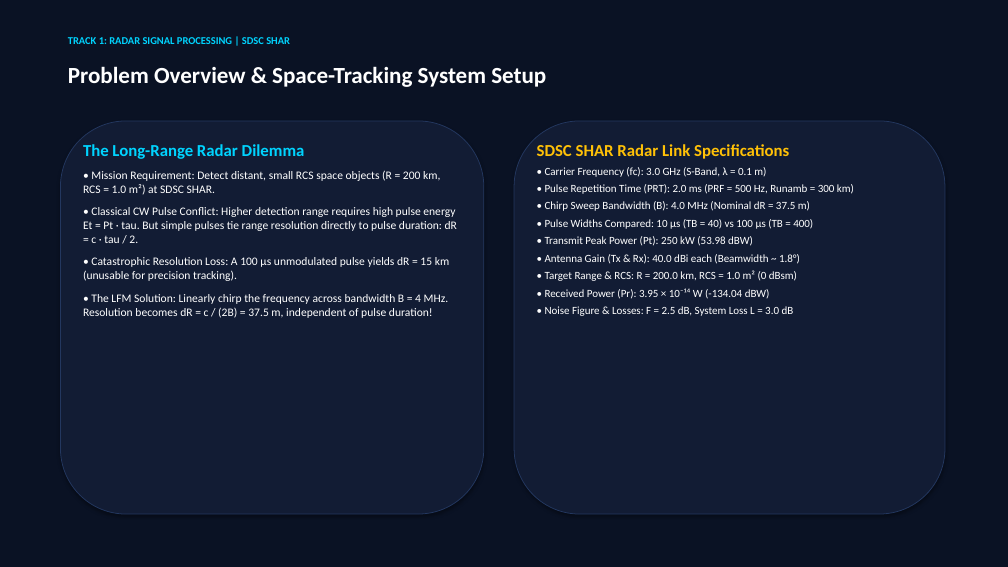
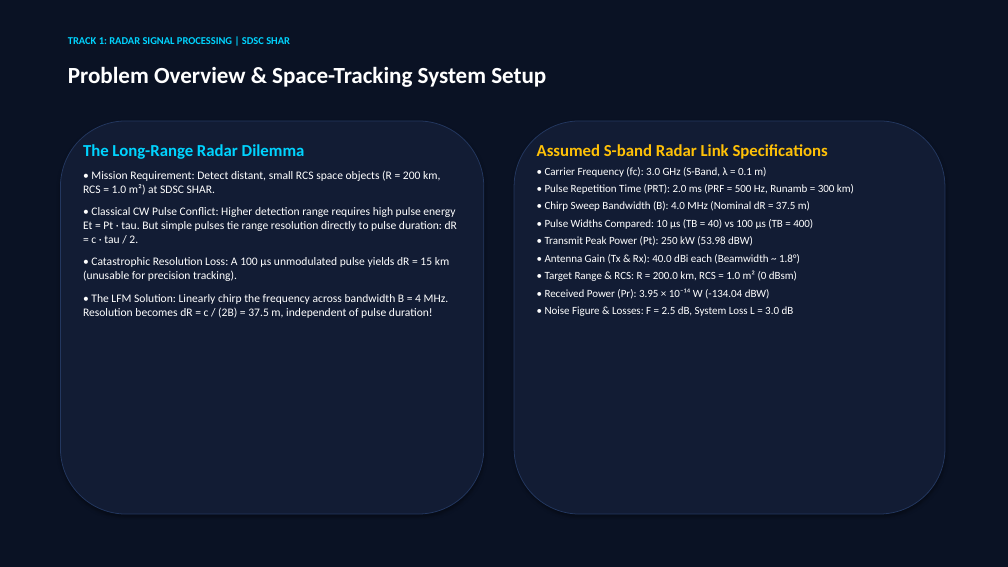
Before and after one commit to Manas-Jain-24/space-radar-pulse-compression, a slide deck: slide 2 of PITCH_DECK.pptx. Drawn at 1008x567 pixels with LibreOffice and Linux fonts; fonts in the diff are those of the drawing. Boxes give left, top, right and bottom in pixels: in the first picture for what was removed or moved away, otherwise in the second. Text is boxed around its words. In the diff, an @@ line names an element or a change of style, - is before the commit and + after.

Commit message:
Fix radar validation and synchronize submission artifacts

```diff
--- a/PITCH_DECK.pptx
+++ b/PITCH_DECK.pptx
@@ text at <box>537,144,828,159</box>: text changed @@
-SDSC SHAR Radar Link Specifications
+Assumed S-band Radar Link Specifications
```
Also in this commit, not shown: 2 other slides changed, 42 other files.
